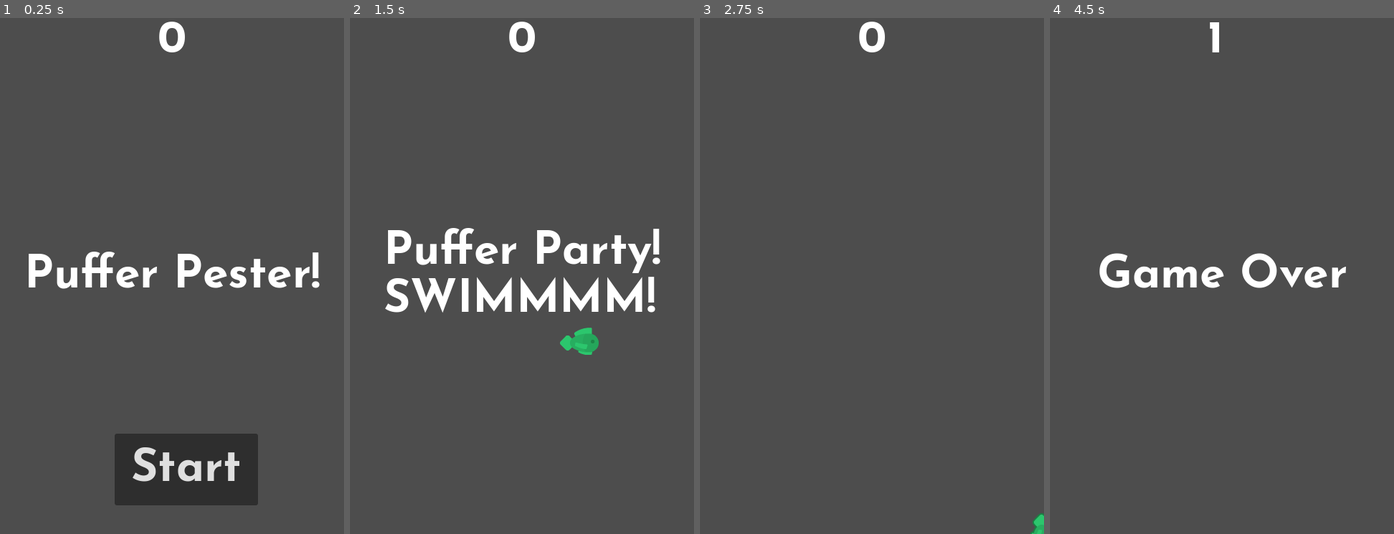
Above: before the commit, frames 1-4 (left to right).
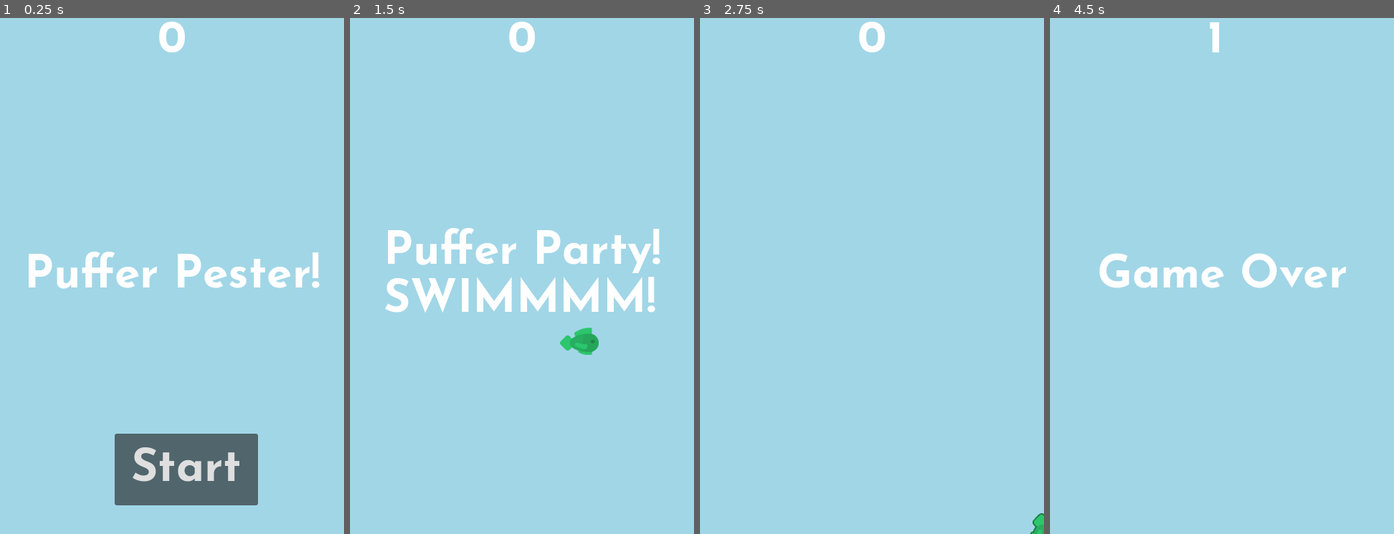
Above: after the commit, the same moments.

Repository: Heidi-Negrete/puffer-pester
Game: Godot game, scene res://scenes/main.tscn
Two runs of this game, one before a commit and one after it. Both use one fixed random seed, a clock stepped at 60 frames per second and the inputs below.
Inputs:
- Up to frame 1 (0.25 s): no input
- Up to frame 2 (1.5 s): click "Start" at 0.5 s; tap Enter at 1.25 s; hold D (move-right) from 1.28 s (still down)
- Up to frame 3 (2.75 s): release D (move-right) at 2.03 s; hold S (move-down) from 2.03 s (still down)
- Up to frame 4 (4.5 s): release S (move-down) at 2.78 s; hold D (move-right) 2.78-3.53 s; hold W (move-up) 3.53-4.28 s; hold A (move-left) from 4.28 s (still down)

The runs differ from the first frame. In frame 1, 97% of the frame differs, in the area x 0-100%, y 0-100%; in frame 2, 96%; in frame 3, 100%; in frame 4, 98%.

Commit message:
add background

Diff:
--- a/project/scenes/main.tscn
+++ b/project/scenes/main.tscn
@@ -1,9 +1,10 @@
-[gd_scene load_steps=6 format=3 uid="uid://cv8lvhqs6f30c"]
+[gd_scene load_steps=7 format=3 uid="uid://cv8lvhqs6f30c"]
 
 [ext_resource type="Script" path="res://scenes/main.gd" id="1_n8iro"]
 [ext_resource type="PackedScene" uid="uid://cww7tdf46v5je" path="res://scenes/enemy.tscn" id="2_r3tg7"]
 [ext_resource type="PackedScene" uid="uid://cb85v0od87wlh" path="res://scenes/hud.tscn" id="3_uqucv"]
 [ext_resource type="PackedScene" uid="uid://dm1lwscp2585y" path="res://scenes/player.tscn" id="3_x0jd4"]
+[ext_resource type="Texture2D" uid="uid://dok1dc8uyvauq" path="res://assets/fishTile_089.png" id="4_g1jmp"]
 
 [sub_resource type="Curve2D" id="Curve2D_i34b5"]
 _data = {
@@ -34,6 +35,15 @@
 
 [node name="MobSpawnLocation" type="PathFollow2D" parent="MobPath"]
 
+[node name="SeaBackground" type="TextureRect" parent="."]
+texture_repeat = 2
+anchors_preset = 15
+anchor_right = 1.0
+anchor_bottom = 1.0
+grow_horizontal = 2
+grow_vertical = 2
+texture = ExtResource("4_g1jmp")
+
 [node name="Player" parent="." instance=ExtResource("3_x0jd4")]
 
 [connection signal="start_game" from="HUD" to="." method="new_game"]
Binary file added: project/assets/fishTile_089.png
Not shown, added: project/assets/fishTile_089.png.import
